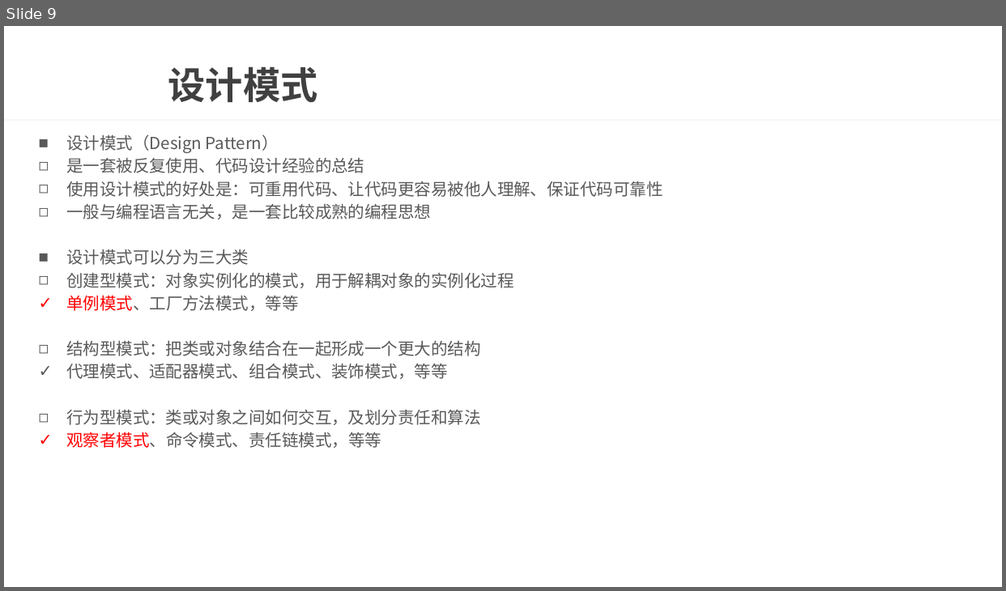
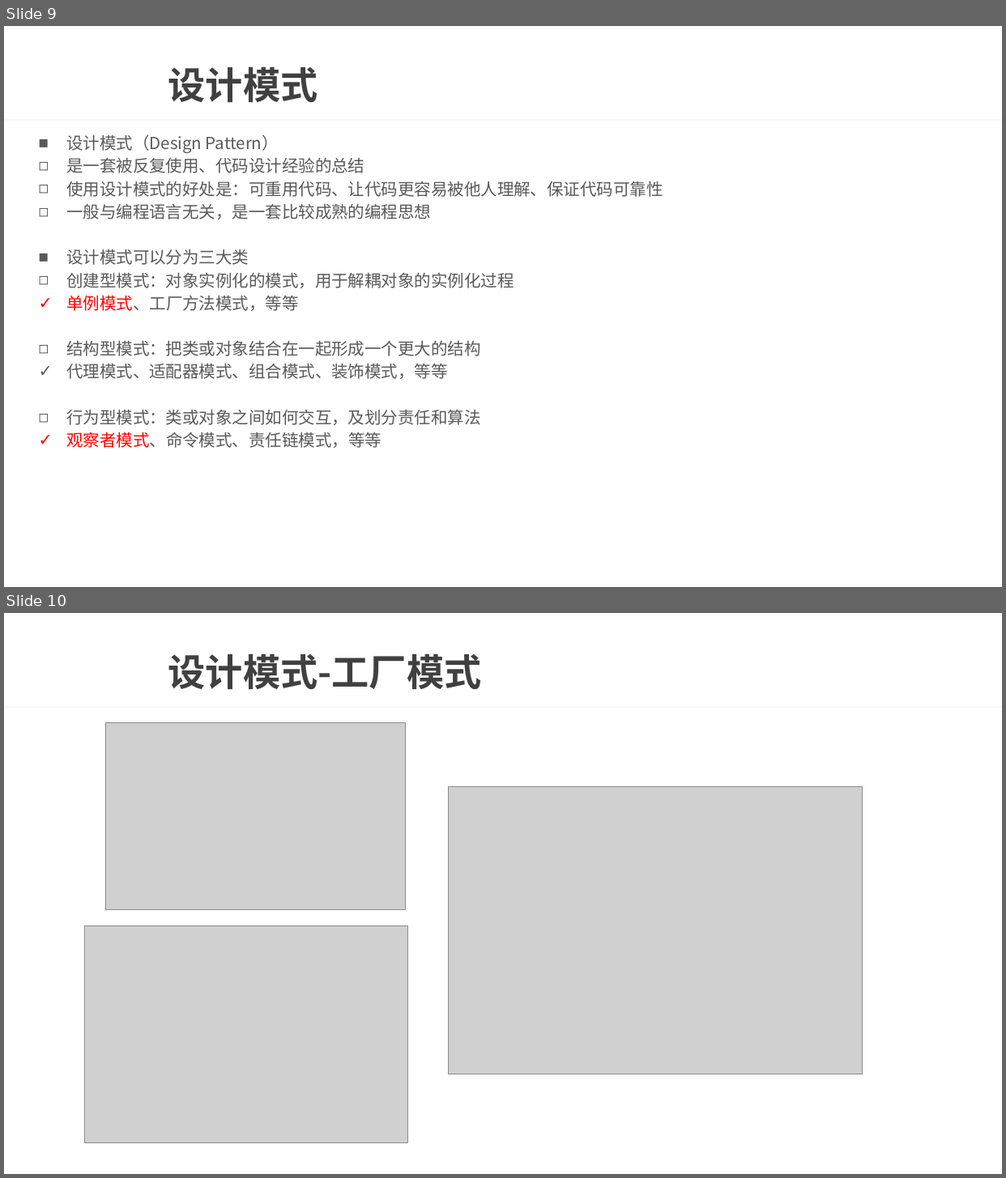
Before and after one commit to wtj900/wtj900.github.io, a slide deck: file/面试文档/07-设计模式与架构.pptx. Shown one above the other, each under a label of ours: slide 9 before the commit, slides 9 and 10 after it. The pictures are 1006x591 and 1006x1178 pixels, drawn with LibreOffice and Linux fonts; fonts in the diff are those of the drawing; grey boxes stand for pictures; background and template pictures are left out. Boxes give left, top, right and bottom in pixels: in the first picture for what was removed or moved away, otherwise in the second. Text is boxed around its words. In the diff, an @@ line names an element or a change of style, - is before the commit and + after.

Commit message:
设计模式

```diff
--- a/file/面试文档/07-设计模式与架构.pptx
+++ b/file/面试文档/07-设计模式与架构.pptx
@@ slide 10 added at [4,613,1002,1174], background picture (left out); not listed: 1 template element that a slide beside it also shows @@
@@ title added at [168,653,482,689], 36 pt, text #404040, bold @@
+设计模式-工厂模式
@@ picture added at [105,723,406,910] @@
@@ picture added at [449,786,863,1074] @@
@@ picture added at [85,926,409,1144] @@
```
Also in this commit, not shown: 6 other slides added, 2 other files.
